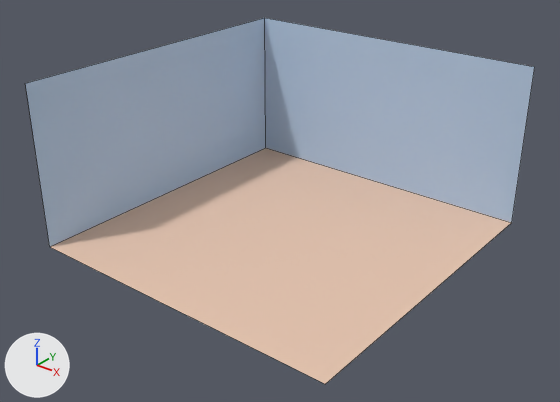
A saved change to the Blender file models/stage.blend.
One viewpoint serves both versions: a 50 mm camera at (25.7, -32.8, 22.4) aimed at (0.3, -1.1, 2.8). Every picture has the same lights, and +X, +Y and +Z are marked at lower left. Mesh edges are drawn as thin lines.

Before the edit, the objects in view are built like this:
```python
me_plane = bpy.data.meshes.new('Plane')
me_plane.from_pydata(...)  # 8 vertices, 3 faces; spans x -1.0..1.0, y -1.0..1.0, z 0.0..1.0
# faces by material slot: [1, 2]
me_plane.materials.append(mat_floormaterial)  # beige #e7c6b1
me_plane.materials.append(mat_wallmaterial)  # blue #b8cee7
# before: 0 (-1.0, -1.0, 0.0) at pixel (49, 246), 1 (1.0, -1.0, 0.0) at pixel (325, 384), 2 (-1.0, 1.0, 0.0) at pixel (265, 147), 3 (1.0, 1.0, 0.0) at pixel (511, 222), 4 (-1.0, 1.0, 1.0) at pixel (264, 17)
# before: 5 (1.0, 1.0, 1.0) at pixel (534, 66), 6 (-1.0, -1.0, 1.0) at pixel (25, 83), 7 (-1.0, 1.0, 1.0) at pixel (264, 17)
ob_floor = bpy.data.objects.new('Floor', me_plane)
ob_floor.location = (0.0, 0.0, 0.0)
ob_floor.scale = (10.0, 10.0, 10.0)
```
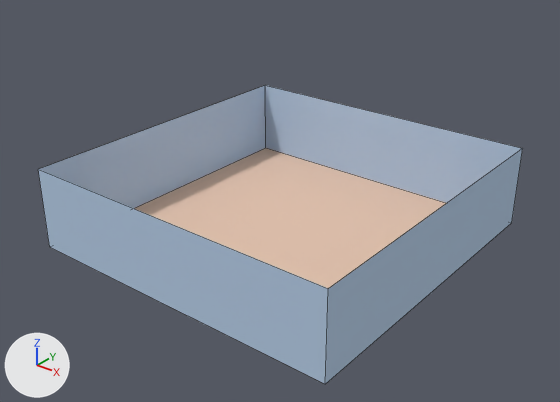
The change in detail:
me_plane has 8 vertices, 3 faces and spans x -1.0..1.0, y -1.0..1.0, z 0.0..1.0.
me_plane is used by ob_floor; location (0.0, 0.0, 0.0); scale (10.0, 10.0, 10.0).
Verts and faces of me_plane; kept vertices keep their numbers, new ones are numbered from 8.
Part 1, on me_plane:
Vertices deleted: 4 to 7 (with the faces that use them).
New vertices 8 to 11 stand at vertices 0 to 3, in that order, plus (0.0, 0.0, 0.5).
New faces: (2, 3, 11, 10), (0, 2, 10, 8), (1, 9, 11, 3), (0, 8, 9, 1) (mat_wallmaterial (blue #b8cee7)).

What differs and where, as boxes [x1, y1, x2, y2] in the pictures (560 x 402 px):
'Floor', reshaped (18% shorter)
    before: [25, 18, 535, 384]
    after: [38, 85, 523, 384]
part 1 of me_plane, built on
    before: [25, 18, 535, 247]
    after: [38, 85, 523, 384]
